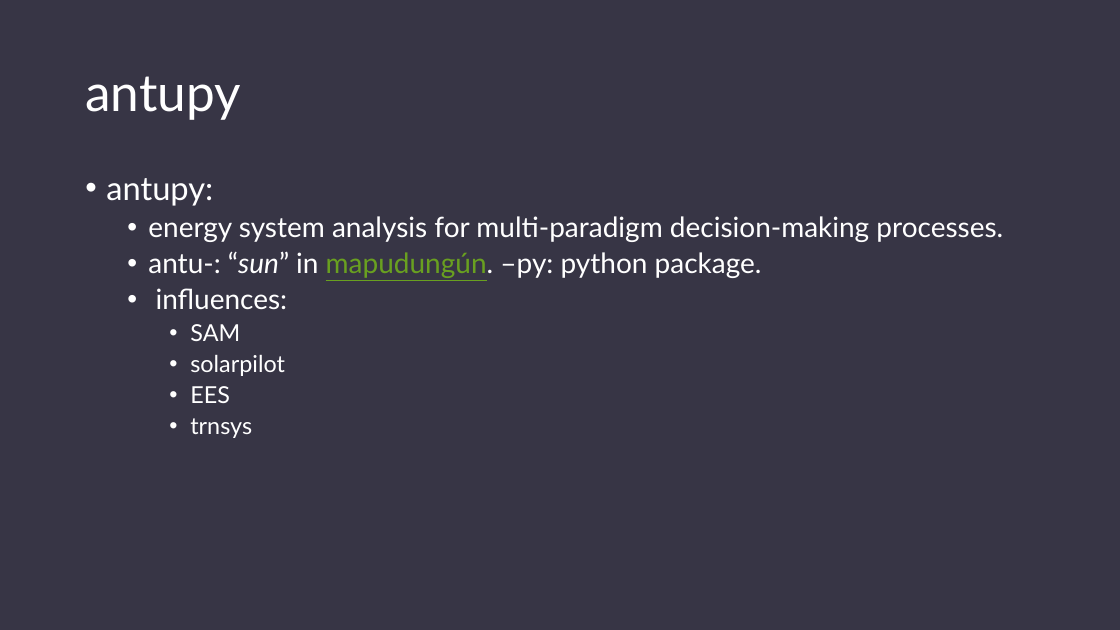
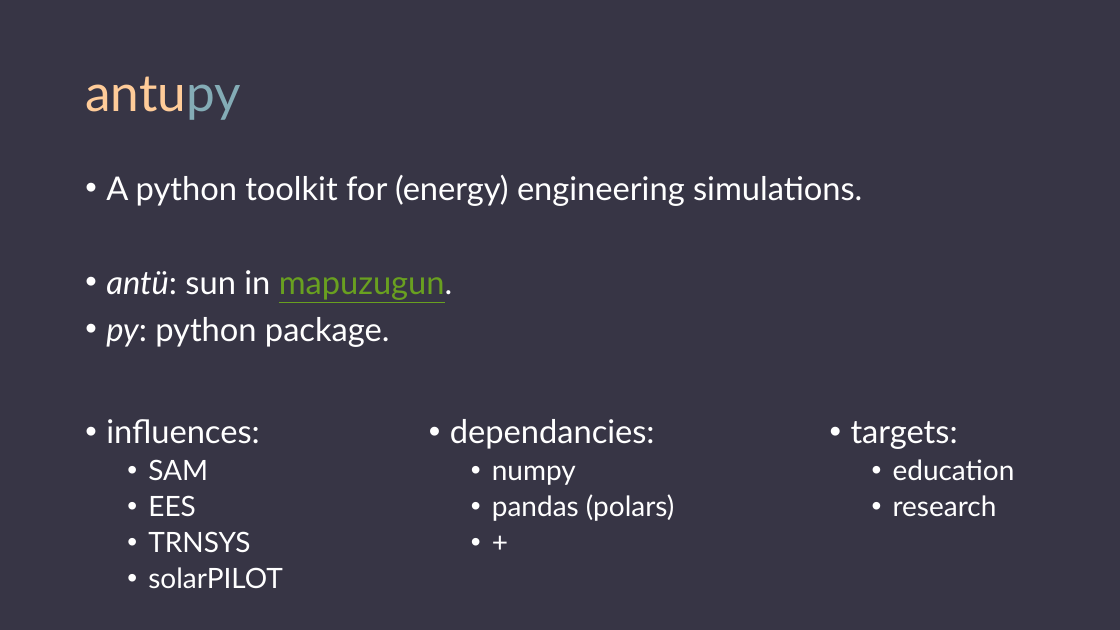
Before and after one commit to DavidSaldivia/antupy, a slide deck: slide 2 of tuts/prezzo/antupy.pptx. Drawn at 1120x630 pixels with LibreOffice and Linux fonts; fonts in the diff are those of the drawing. Boxes give left, top, right and bottom in pixels: in the first picture for what was removed or moved away, otherwise in the second. Text is boxed around its words. In the diff, an @@ line names an element or a change of style, - is before the commit and + after.

Commit message:
Some updates to antupy presentations.

```diff
--- a/tuts/prezzo/antupy.pptx
+++ b/tuts/prezzo/antupy.pptx
@@ title "antupy" at bbox=[85, 76, 240, 120]: text colour #FFFFFF to #FFCC99, text colour #FFFFFF to #84ACB6 in "antupy" @@
@@ text at bbox=[106, 175, 862, 347]: text changed; size 24 to 28 pt @@
-• antupy:
-  • energy system analysis for multi-paradigm decision-making processes.
-  • antu-: “sun” in mapudungún. –py: python package.
-  • influences:
-    • SAM
-    • solarpilot
-    • EES
-    • trnsys
+• A python toolkit for (energy) engineering simulations.
+• antü: sun in mapuzugun.
+• py: python package.
@@ text added at bbox=[106, 419, 283, 588], 24 pt, text #FFFFFF @@
+• influences:
+  • SAM
+  • EES
+  • TRNSYS
+  • solarPILOT
@@ text added at bbox=[450, 419, 674, 521], 24 pt, text #FFFFFF @@
+• dependancies:
+  • numpy
+  • pandas (polars)
+  • +
@@ text added at bbox=[851, 421, 1015, 516], 24 pt, text #FFFFFF @@
+• targets:
+  • education
+  • research
```
Also in this commit, not shown: 2 other slides changed, 7 slides added, 4 slides removed, 5 other files.
